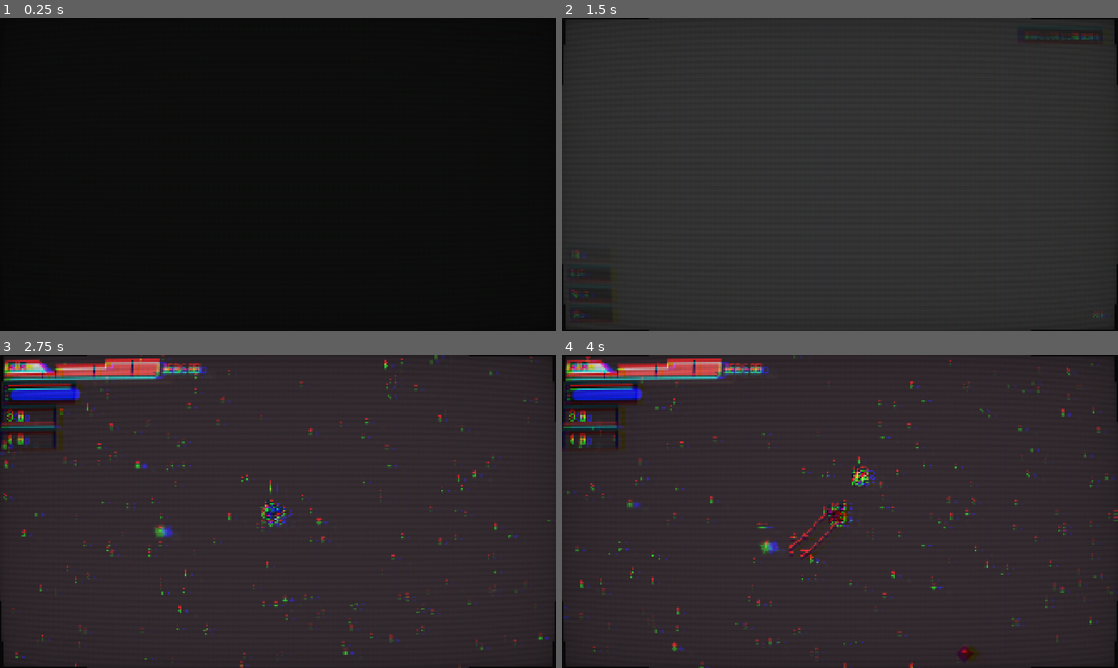
Above: before the commit, frames 1-4 (two rows, left to right).
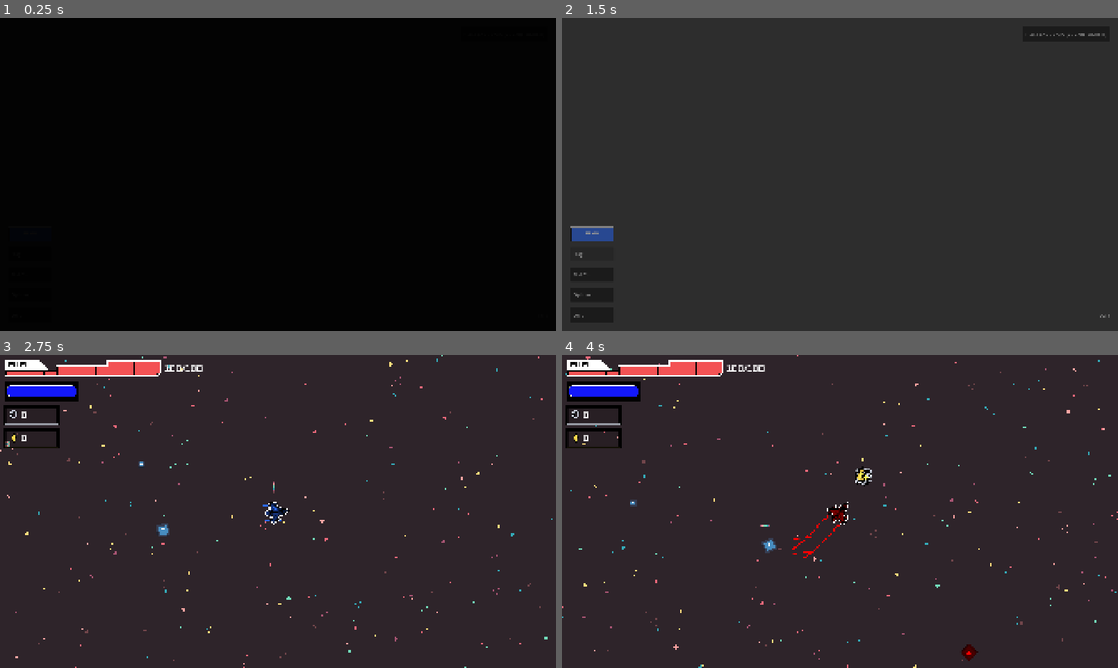
Above: after the commit, the same moments.

Repository: Yolo-Arts/Game-Off-2026
Game: Godot game, scene res://Game/main_game.tscn
Two runs of this game, one before a commit and one after it. Both use one fixed random seed, a clock stepped at 60 frames per second and the inputs below. The engine's default icon, where the game draws it, is replaced by a stand-in: a white triangle on a blue panel in a dark square. Sound files missing from this copy of the repository are replaced by a short silence.
Inputs (mouse positions are in pixels of both pictures, inside the frame that each line leads up to):
- Up to frame 1 (0.25 s): no input
- Up to frame 2 (1.5 s): click (589, 233) at 0.52 s; click "Play" at 1.25 s
- Up to frame 3 (2.75 s): tap Enter at 2 s; move the mouse to (400, 495) at 2.02 s; hold W (move_up) from 2.03 s (still down); hold Space (Ram) from 2.03 s (still down); click (400, 495) at 2.17 s
- Up to frame 4 (4 s): move the mouse to (728, 527) at 2.77 s; release W (move_up) at 2.78 s; release Space (Ram) at 2.78 s; hold S (move_down) 2.78-3.53 s; tap Shift (shift) at 2.85 s; click (728, 527) at 2.92 s; move the mouse to (895, 442) at 3.52 s; hold W (move_up) from 3.53 s (still down); tap T at 3.6 s; click (895, 442) at 3.67 s

The runs differ from the first frame. In frame 2, 1.4% of the frame differs, in the area x 0-100%, y 0-100%; in frame 3, 7.0%; in frame 4, 7.6%.

Commit message:
making a very nice clicky button

Diff:
--- /dev/null
+++ b/AutoLoads/Juice/Jumper.gd
@@ -0,0 +1,37 @@
+extends Node
+
+# Key: target; Value: current jump tween
+var offsets: Dictionary = {}
+
+func finish(target: Node) -> void:
+	if offsets.has(target):
+		offsets[target].custom_step(999)
+
+func kill(target: Node) -> void:
+	if offsets.has(target):
+		offsets[target].kill()
+
+func jump(target: Node, direction: Vector2, force: float, duration: float = 0.16)\
+-> Tween:
+	if offsets.has(target):
+		offsets[target].custom_step(999)
+	var t: Tween = create_tween().set_pause_mode(Tween.TWEEN_PAUSE_PROCESS)
+	if target is Node2D:
+		var target_2d: Node2D = target as Node2D
+		t.tween_property(target_2d, "position",
+			target_2d.position + direction.normalized()*force, duration * 0.5)
+		t.tween_property(target_2d, "position", target_2d.position, duration * 0.5)
+	elif target is Control:
+		var target_ct: Control = target as Control
+		t.tween_property(target_ct, "position",
+			target_ct.position + direction.normalized()*force, duration * 0.5)
+		t.tween_property(target_ct, "position", target_ct.position,
+			duration * 0.5)
+	else:
+		assert(false, "Invalid Jumper target: Not a Node2D nor a Control.")
+	t.finished.connect(_remove_target.bind(target))
+	offsets[target] = t
+	return t
+
+func _remove_target(target) -> void:
+	offsets.erase(target)
--- /dev/null
+++ b/AutoLoads/Juice/Spring.gd
@@ -0,0 +1,60 @@
+class_name Spring
+extends RefCounted
+
+signal updated(value: float)
+signal killed
+
+var x: float
+var stiffness: float
+var dampening: float
+var target_x: float
+var v: float = 0.0
+
+var autokill: bool = true
+var is_killed: bool = false
+var realtime: bool = false
+
+var min_val: float = -INF
+var max_val: float = INF
+
+var target: Object
+var property: NodePath
+
+func _init(_x: float, _stiffness: float, _dampening: float) -> void:
+	x = _x
+	target_x = _x
+	stiffness = _stiffness
+	dampening = _dampening
+
+func update(delta: float) -> void:
+	if realtime and Engine.time_scale > 0.0:
+		delta /= Engine.time_scale
+	delta = minf(0.05, delta)
+	var a: float = -stiffness * (x - target_x) - dampening * v
+	v += a * delta
+	x = clampf(x + v * delta, min_val, max_val)
+	updated.emit(x)
+	if autokill and absf(a) <= 0.0001:
+		kill()
+
+func pull(force: float) -> void:
+	x += force
+
+func set_range(minimum: float, maximum: float) -> void:
+	min_val = minimum
+	max_val = maximum
+
+func kill() -> void:
+	is_killed = true
+	killed.emit()
+
+func attach(_target: Object, _property: NodePath) -> void:
+	target = _target
+	property = _property
+
+func set_autokill(_autokill: bool) -> void:
+	autokill = _autokill
+
+func set_realtime() -> Spring:
+	realtime = true
+	return self
--- /dev/null
+++ b/AutoLoads/Juice/Springer.gd
@@ -0,0 +1,116 @@
+extends Node
+
+var scale_springs: Dictionary = {}
+
+# Key: target; Value: Dictionary (Key: NodePath; Value: Spring)
+# Maintains 1 spring per property, on any number of properties on a target.
+var target_springs: Dictionary = {}
+
+var springs_list: Array = []
+
+func _ready() -> void:
+	process_mode = Node.PROCESS_MODE_ALWAYS
+
+func _process(delta: float) -> void:
+	var keys: Array = scale_springs.keys()
+	for i: int in keys.size():
+		if not is_instance_valid(keys[i]):
+			scale_springs.erase(keys[i])
+			continue
+		var target: Object = keys[i]
+		var spr: Spring = scale_springs[target]
+		spr.update(delta)
+		if is_zero_approx(spr.v) or spr.is_killed:
+			scale_springs.erase(target)
+		elif target is Node2D:
+			(target as Node2D).scale = Vector2(spr.x, spr.x)
+		elif target is Control:
+			(target as Control).scale = Vector2(spr.x, spr.x)
+
+	keys = target_springs.keys()
+	for target in keys:
+		if not is_instance_valid(target):
+			target_springs.erase(target)
+			continue
+		var property_dict: Dictionary = target_springs[target]
+		var property_dict_keys: Array = property_dict.keys()
+		for property: NodePath in property_dict_keys:
+			var spr: Spring = property_dict[property]
+			spr.update(delta)
+			spr.target.set_indexed(spr.property, spr.x)
+			if spr.is_killed:
+				property_dict.erase(property)
+		if property_dict.is_empty():
+			target_springs.erase(target)
+
+	for i: int in range(springs_list.size()-1,-1,-1):
+		var spring: Spring = springs_list[i]
+		if not spring.is_killed:
+			spring.update(delta)
+		if spring.target and is_instance_valid(spring.target):
+			spring.target.set_indexed(spring.property, spring.x)
+		if spring.is_killed:
+			springs_list.remove_at(i)
+
+# Apply spring scale to target. Fire and forget
+func scale(target: Object, force: float, x: float = 1, stiffness: float = 250,
+dampening: float = 12) -> Spring:
+	var spr: Spring
+	if scale_springs.has(target):
+		spr = scale_springs[target]
+		spr.target_x = x
+		spr.stiffness = stiffness
+		spr.dampening = dampening
+		spr.is_killed = false
+		spr.pull(force)
+	else:
+		spr = Spring.new(x, stiffness, dampening)
+		scale_springs[target] = spr
+		spr.pull(force)
+	return spr
+
+# Return auto updating Spring object to be used however
+func create(x: float = 1, stiffness: float = 150, dampening: float = 10) -> Spring:
+	var spr: Spring = Spring.new(x, stiffness, dampening)
+	springs_list.append(spr)
+
+	return spr
+
+func spring_property(target: Object, property: NodePath, force: float,
+x: float = 0, stiffness: float = 150, dampening: float = 10) -> Spring:
+	var spr: Spring
+	if not target_springs.has(target):
+		target_springs[target] = {}
+
+	var property_dict: Dictionary = target_springs[target]
+	if property_dict.has(property):
+		spr = target_springs[target][property]
+		spr.target_x = x
+		spr.stiffness = stiffness
+		spr.dampening = dampening
+	else:
+		spr = Spring.new(x, stiffness, dampening)
+		spr.attach(target, property)
+		target_springs[target][property] = spr
+	spr.pull(force)
+	return spr
+
+func rotate(target: Node, force: float, x: float = 0, stiffness: float = 600,
+dampening: float = 14) -> Spring:
+	var property: NodePath
+	if target is Node2D or target is Control: property = "rotation_degrees"
+	else: assert(false, "Invalid target given to Springer.rotate()")
+	var spr: Spring = spring_property(target, property, force, x, stiffness, dampening)
+	spr.set_range(-100, 100)
+	return spr
+
+func squash(target: Object, x_force: float, y_force: float, x: float = 1,
+stiffness: float = 250, dampening: float = 12) -> Array[Spring]:
+	var springs: Array[Spring] = []
+	springs.append(spring_property(target, "scale:x", x_force, x, stiffness, dampening))
+	springs.append(spring_property(target, "scale:y", y_force, x, stiffness, dampening))
+	return springs
+
+func cleanup() -> void:
+	scale_springs.clear()
+	springs_list.clear()
--- a/Game/Config/sfx_config.gd
+++ b/Game/Config/sfx_config.gd
@@ -4,12 +4,17 @@
 	MenuBtnPressed,
 	NormalButtonPressed,
 	UISFXTest,
+	ButtonPressed,
+	ButtonHovered,
 }
 
 const FILE_PATHS := {
 	Keys.MenuBtnPressed: "uid://bddgp4rr8y56e",
 	Keys.NormalButtonPressed: "uid://5lr77gteyirm",
 	Keys.UISFXTest: "uid://bt5qxyher3fsk",
+	#Keys.ButtonPressed: "res://Audio/UIBtnSFX/button_sfx/KEY_PRESS_007.wav",
+	Keys.ButtonPressed: "res://Audio/UIBtnSFX/button_sfx/CLICK_003.wav",
+	Keys.ButtonHovered: "res://Audio/UIBtnSFX/button_sfx/CLICK_002.wav",
 }
 
 static func get_audio_stream(key:Keys) -> AudioStream:
--- a/Game/main_game.tscn
+++ b/Game/main_game.tscn
@@ -40,6 +40,7 @@
 layer = 99
 
 [node name="CRT" type="ColorRect" parent="ScreenCanvas" unique_id=1370886087]
+visible = false
 material = SubResource("ShaderMaterial_sckgu")
 anchors_preset = 15
 anchor_right = 1.0
--- /dev/null
+++ b/Scripts/MyColors.gd
@@ -0,0 +1,17 @@
+class_name MyColors
+
+const WHITE = Color("dcdcdc")
+
+const RED = Color("f03a3f")
+
+const YELLOW = Color("eed345")
+const GREEN = Color("4ff264")
+const BLUE = Color("3fb9eb")
+const DARK_BLUE = Color("457af6")
+const PURPLE = Color("c359fb")
+
+const BG = Color("1f1f1f")
+
+
+const VIOLET = Color("e048f7")
+const DARK_RED = Color("a71818")
--- a/Stages/main_menu/start_screen.tscn
+++ b/Stages/main_menu/start_screen.tscn
@@ -1,6 +1,7 @@
 [gd_scene format=3 uid="uid://bjv85426u1d6m"]
 
 [ext_resource type="Script" uid="uid://cds551slgusep" path="res://Stages/main_menu/start_screen.gd" id="1_trqcy"]
+[ext_resource type="PackedScene" uid="uid://bn4rm16rtdieg" path="res://UI/Buttons/text_button.tscn" id="2_2pgg3"]
 
 [node name="StartScreen" type="Control" unique_id=1519650878]
 layout_mode = 3
@@ -36,6 +37,12 @@
 size_flags_horizontal = 0
 size_flags_vertical = 8
 theme_override_constants/separation = 20
+
+[node name="TextButton" parent="ButtonMargins/ButtonVbox" unique_id=352476746 instance=ExtResource("2_2pgg3")]
+custom_minimum_size = Vector2(150, 50)
+layout_mode = 2
+flat = false
+btn_text = "Play"
 
 [node name="PlayBtn" type="Button" parent="ButtonMargins/ButtonVbox" unique_id=239855471]
 custom_minimum_size = Vector2(150, 50)
--- /dev/null
+++ b/UI/Buttons/my_button.gd
@@ -0,0 +1,142 @@
+@tool
+class_name MyButton
+extends Button
+
+signal hovered()
+signal unhovered()
+
+const DISABLED_COLOR: Color = Color("6c6c6c")
+
+@export var outline_color: Color = MyColors.WHITE :
+	set(val):
+		outline_color = val
+		if outline_rid:
+			RenderingServer.canvas_item_set_self_modulate(outline_rid, outline_color)
+@export var inline_color: Color = MyColors.BG :
+	set(val):
+		inline_color = val
+		if inline_rid:
+			RenderingServer.canvas_item_set_self_modulate(inline_rid, inline_color)
+@export var main_color: Color = MyColors.BG :
+	set(val):
+		main_color = val
+		if main_rid:
+			RenderingServer.canvas_item_set_self_modulate(main_rid, main_color)
+
+
+@onready var visuals: Control = %Visuals
+
+# visuals_rid holds all visual RIDs
+var visuals_rid: RID
+var outline_rid: RID
+var inline_rid: RID
+var main_rid: RID
+
+# Properties that only affect the button visual (nothing else)
+var visual_scale: Vector2 = Vector2.ONE
+var visual_dangle: float = 0
+
+var is_mouse_over: bool = false
+var is_button_down: bool = false
+
+func _ready() -> void:
+	flat = true
+	add_theme_stylebox_override("focus", StyleBoxEmpty.new())
+
+	visuals_rid = RenderingServer.canvas_item_create()
+	RenderingServer.canvas_item_set_parent(visuals_rid, visuals.get_canvas_item())
+	RenderingServer.canvas_item_set_draw_behind_parent(visuals_rid, true)
+
+	outline_rid = RenderingServer.canvas_item_create()
+	RenderingServer.canvas_item_set_parent(outline_rid, visuals_rid)
+	RenderingServer.canvas_item_add_rect(outline_rid,
+			Rect2(Vector2.ZERO, Vector2(1,1)), Color.WHITE)
+	RenderingServer.canvas_item_set_self_modulate(outline_rid, outline_color)
+
+	inline_rid = RenderingServer.canvas_item_create()
+	RenderingServer.canvas_item_set_parent(inline_rid, visuals_rid)
+	RenderingServer.canvas_item_add_rect(inline_rid,
+			Rect2(Vector2.ZERO, Vector2(1,1)), Color.WHITE)
+	RenderingServer.canvas_item_set_self_modulate(inline_rid, inline_color)
+
+	main_rid = RenderingServer.canvas_item_create()
+	RenderingServer.canvas_item_set_parent(main_rid, visuals_rid)
+	RenderingServer.canvas_item_add_rect(main_rid,
+			Rect2(Vector2.ZERO, Vector2(1,1)), Color.WHITE)
+	RenderingServer.canvas_item_set_self_modulate(main_rid, main_color)
+
+	mouse_entered.connect(_on_mouse_entered)
+	mouse_exited.connect(_on_mouse_exited)
+	button_down.connect(_on_button_down)
+	button_up.connect(_on_button_up)
+
+	refresh_color()
+
+func _exit_tree() -> void:
+	if is_queued_for_deletion():
+		RenderingServer.free_rid(outline_rid)
+		RenderingServer.free_rid(inline_rid)
+		RenderingServer.free_rid(main_rid)
+		RenderingServer.free_rid(visuals_rid)
+
+func _process(delta: float) -> void:
+	if not is_visible_in_tree(): return
+	if visuals_rid:
+		RenderingServer.canvas_item_set_transform(visuals_rid,
+				Transform2D(deg_to_rad(visual_dangle), visual_scale, 0, size/2))
+	if outline_rid:
+		RenderingServer.canvas_item_set_transform(outline_rid,
+				Transform2D(0, size, 0, -size/2))
+	if inline_rid:
+		RenderingServer.canvas_item_set_transform(inline_rid,
+				Transform2D(0, size-Vector2(2,2), 0, -size/2+Vector2(1,1)))
+	if main_rid:
+		RenderingServer.canvas_item_set_transform(main_rid,
+				Transform2D(0, size-Vector2(4,4), 0, -size/2+Vector2(2,2)))
+
+func _on_mouse_entered() -> void:
+	is_mouse_over = true
+	refresh_color()
+	hovered.emit()
+	visuals.pivot_offset = visuals.size/2
+	Springer.rotate(visuals, -6, 0, 600)
+	EventSystem.SFX_play_sfx.emit(SFXConfig.Keys.ButtonHovered)
+
+func _on_mouse_exited() -> void:
+	is_mouse_over = false
+	refresh_color()
+	unhovered.emit()
+
+func _on_button_down() -> void:
+	Springer.squash(visuals, 0.08, -0.1, 1, 500, 12)
+	is_button_down = true
+	refresh_color()
+
+func _on_button_up() -> void:
+	is_button_down = false
+	refresh_color()
+
+func _pressed() -> void:
+	Jumper.jump(self, Vector2.UP, 8, 0.1)
+	Springer.squash(visuals, 0.2, -0.3, 1, 500, 12)
+	Springer.rotate(visuals, 3, 0, 300)
+	EventSystem.SFX_play_sfx.emit(SFXConfig.Keys.ButtonPressed)
+
+func set_enabled(val: bool) -> void:
+	disabled = not val
+	refresh_color()
+
+func get_main_color() -> Color:
+	if disabled:
+		if is_mouse_over: return lerp(DISABLED_COLOR, Color.WHITE, 0.2)
+		else: return DISABLED_COLOR
+	elif is_button_down:
+		if is_mouse_over: return lerp(main_color, Color.WHITE, 0.3)
+		else: return lerp(main_color, Color.WHITE, 0.2)
+	else:
+		if is_mouse_over: return lerp(main_color, Color.WHITE, 0.2)
+		else: return main_color
+
+func refresh_color() -> void:
+	if main_rid:
+		RenderingServer.canvas_item_set_self_modulate(main_rid, get_main_color())
--- /dev/null
+++ b/UI/Buttons/my_button.tscn
@@ -0,0 +1,16 @@
+[gd_scene format=3 uid="uid://dytafitex3lpj"]
+
+[ext_resource type="Script" uid="uid://ivoaqsd0wqll" path="res://UI/Buttons/my_button.gd" id="1_u4syi"]
+
+[node name="MyButton" type="Button" unique_id=352476746]
+offset_right = 8.0
+offset_bottom = 8.0
+flat = true
+script = ExtResource("1_u4syi")
+main_color = Color(0.27058825, 0.47843137, 0.9647059, 1)
+
+[node name="Visuals" type="Control" parent="." unique_id=710163769]
+unique_name_in_owner = true
+anchors_preset = 0
+offset_right = 40.0
+offset_bottom = 40.0
--- /dev/null
+++ b/UI/Buttons/text_button.gd
@@ -0,0 +1,30 @@
+@tool
+class_name TextButton
+extends MyButton
+
+@onready var label: RichTextLabel = %RichTextLabel
+@export var btn_text: String = "" :
+	set(val):
+		btn_text = val
+		if not is_node_ready(): await ready
+		label.text = "[center]%s[/center]" % btn_text
+		label.propagate_notification(NOTIFICATION_VISIBILITY_CHANGED)
+		update_label_size()
+
+
+func _ready() -> void:
+	super._ready()
+	resized.connect(_on_resized)
+	label.resized.connect(update_label_size)
+
+# Workaround for 0.5 pixel issue when centering
+func update_label_size() -> void:
+	if int(label.size.x) % 2 == 0:
+		if label.offset_right == 0: label.offset_right = 1
+		else: label.offset_right = 0
+
+func _on_resized() -> void:
+	if int(size.y) % 2 == 1:
+		label.offset_top = 1
+	else:
+		label.offset_top = 0
--- /dev/null
+++ b/UI/Buttons/text_button.tscn
@@ -0,0 +1,40 @@
+[gd_scene format=3 uid="uid://bn4rm16rtdieg"]
+
+[ext_resource type="PackedScene" uid="uid://dytafitex3lpj" path="res://UI/Buttons/my_button.tscn" id="1_uj356"]
+[ext_resource type="Script" uid="uid://ck6ltd2gx65ln" path="res://UI/Buttons/text_button.gd" id="2_ufsi7"]
+[ext_resource type="Theme" uid="uid://ctc3ilidqstex" path="res://Assets/UITheme/theme.tres" id="3_43tcl"]
+
+[node name="TextButton" unique_id=352476746 instance=ExtResource("1_uj356")]
+script = ExtResource("2_ufsi7")
+btn_text = ""
+
+[node name="Visuals" parent="." index="0" unique_id=710163769]
+show_behind_parent = true
+layout_mode = 1
+anchors_preset = 15
+anchor_right = 1.0
+anchor_bottom = 1.0
+offset_right = 0.0
+offset_bottom = 0.0
+grow_horizontal = 2
+grow_vertical = 2
+mouse_filter = 2
+
+[node name="RichTextLabel" type="RichTextLabel" parent="Visuals" index="0" unique_id=495629418]
+unique_name_in_owner = true
+layout_mode = 1
+anchors_preset = -1
+anchor_top = 0.5
+anchor_right = 1.0
+anchor_bottom = 0.5
+offset_top = -10.0
+offset_right = 1.0
+offset_bottom = 7.0
+grow_horizontal = 2
+grow_vertical = 2
+mouse_filter = 2
+theme = ExtResource("3_43tcl")
+bbcode_enabled = true
+text = "[center][/center]"
+fit_content = true
+scroll_active = false
--- a/project.godot
+++ b/project.godot
@@ -34,6 +34,8 @@
 TweenManager="*uid://cehhhv0jc8uo0"
 Pickups="*uid://b3yk8nkadg2cx"
 SaveManager="*uid://nip5aet78q1k"
+Springer="*uid://c54ar5ruv21ib"
+Jumper="*uid://drl1w7q3t8w6x"
 
 [display]
 
@@ -56,6 +58,7 @@
 "res://Game/Config/": "red",
 "res://Resources/": "gray",
 "res://Scenes/": "pink",
+"res://Scripts/": "gray",
 "res://Shaders/": "purple",
 "res://Stages/": "pink",
 "res://UI/": "green"
Not shown, changed: Audio/UIBtnSFX/RetroBtnSFX/Retro3.mp3.import
Not shown, added: Audio/UIBtnSFX/button_sfx/CLICK_001.wav.import
Not shown, added: Audio/UIBtnSFX/button_sfx/CLICK_002.wav.import
Not shown, added: Audio/UIBtnSFX/button_sfx/CLICK_003.wav.import
Not shown, added: Audio/UIBtnSFX/button_sfx/CLICK_004.wav.import
Not shown, added: Audio/UIBtnSFX/button_sfx/CLICK_005.wav.import
Not shown, added: Audio/UIBtnSFX/button_sfx/CLICK_007.wav.import
Not shown, added: Audio/UIBtnSFX/button_sfx/CLICK_008.wav.import
Not shown, added: Audio/UIBtnSFX/button_sfx/CLICK_009.wav.import
Not shown, added: Audio/UIBtnSFX/button_sfx/CLICK_010.wav.import
Not shown, added: Audio/UIBtnSFX/button_sfx/KEY_PRESS_001.wav.import
Not shown, added: Audio/UIBtnSFX/button_sfx/KEY_PRESS_002.wav.import
(and 67 more such lines)
